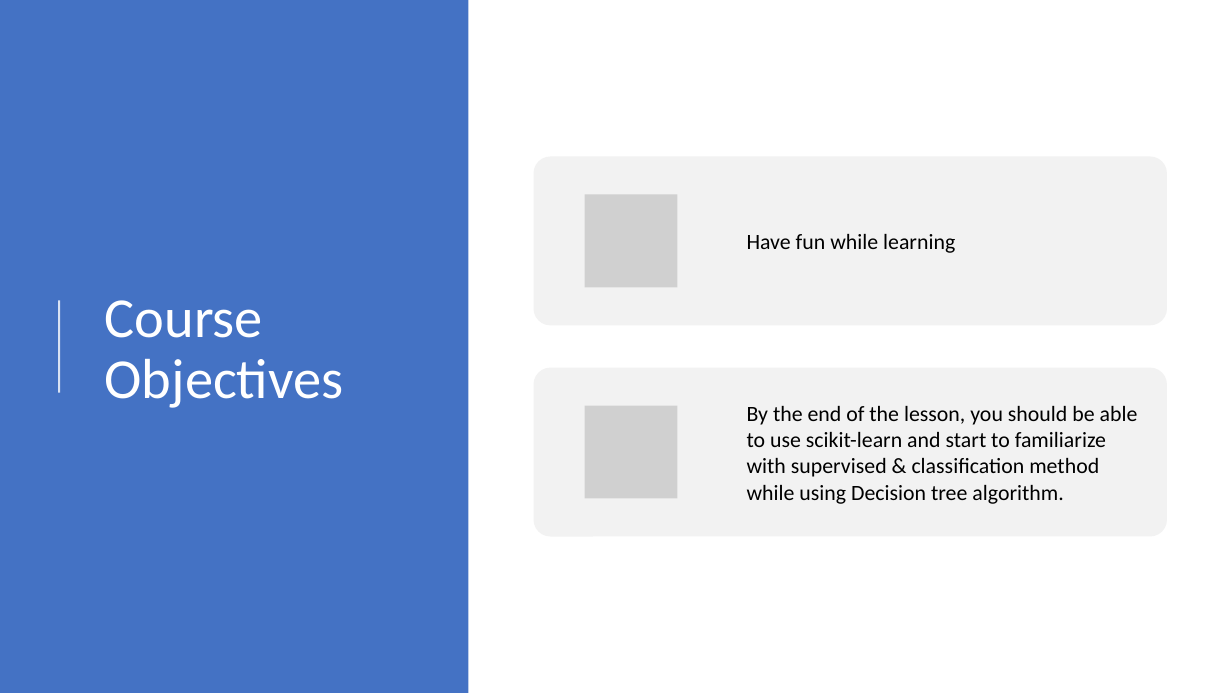
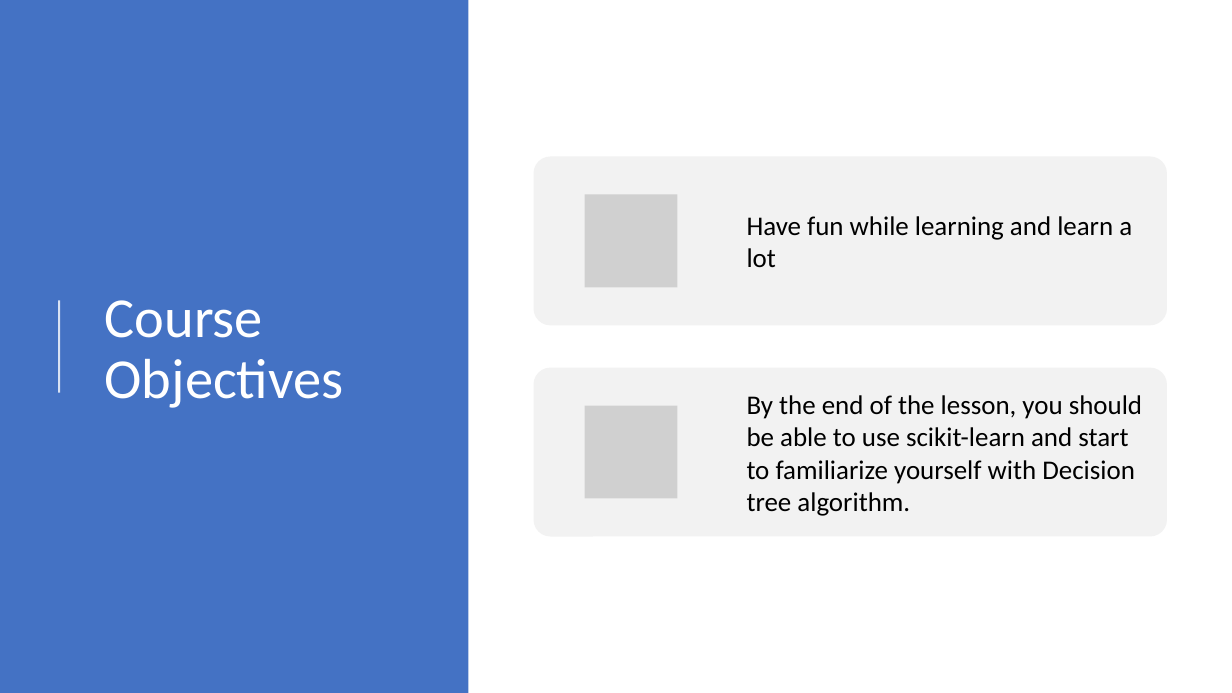
Before and after one commit to dastous/General-Assembly, a slide deck: slide 7 of Decision Trees.pptx (slide 8 before the commit). Drawn at 1232x693 pixels with LibreOffice and Linux fonts; fonts in the diff are those of the drawing; grey boxes stand for pictures. Boxes give left, top, right and bottom in pixels: in the first picture for what was removed or moved away, otherwise in the second. Text is boxed around its words. In the diff, an @@ line names an element or a change of style, - is before the commit and + after.

```diff
--- a/Decision Trees.pptx
+++ b/Decision Trees.pptx
@@ text at box(747, 216, 1132, 268): text changed; size 17 to 21 pt @@
-Have fun while learning
+Have fun while learning and learn a lot
@@ text at box(747, 395, 1142, 516): text changed; size 17 to 21 pt @@
-By the end of the lesson, you should be able to use scikit-learn and start to familiarize with supervised & classification method while using Decision tree algorithm.
+By the end of the lesson, you should be able to use scikit-learn and start to familiarize yourself with Decision tree algorithm.
```
Also in this commit, not shown: 3 other slides changed, 1 slide removed.
